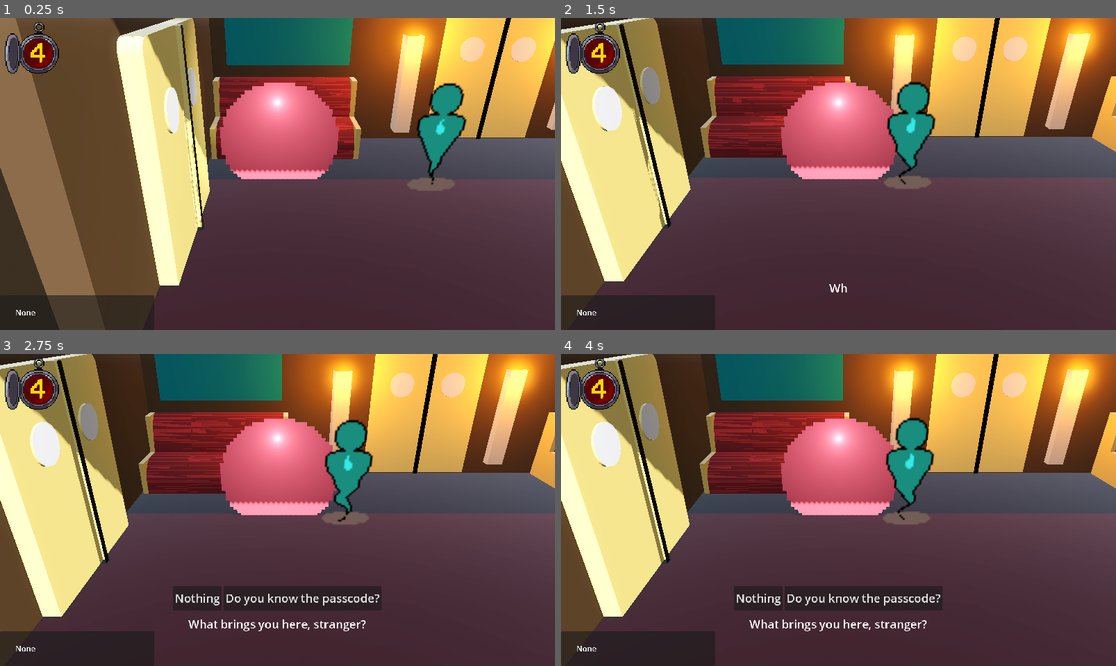
Above: before the commit, frames 1-4 (two rows, left to right).
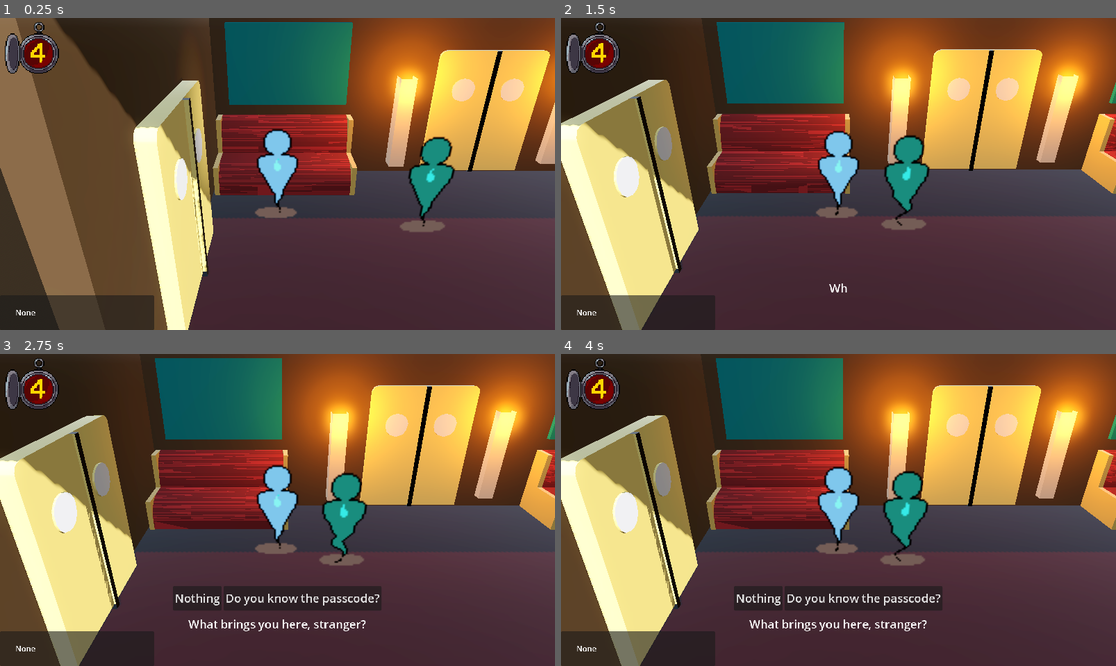
Above: after the commit, the same moments.

Repository: ketzzz-dev/dev-con-project
Game: Godot game, scene res://scenes/world/levels/level_01.tscn
The game is run twice, just before and just after one commit, with the same random seed, the same clock (stepped at 60 frames per second) and the same inputs.
Inputs:
- Up to frame 1 (0.25 s): no input
- Up to frame 2 (1.5 s): tap Enter (ui_accept) at 0.5, 0.77 s; hold D (move_right) 0.53-1.28 s; hold F (interact) 0.53-1.28 s; hold S (move_down) from 1.28 s (still down); tap F (interact) at 1.35 s
- Up to frame 3 (2.75 s): tap Enter (ui_accept) at 1.52 s; release S (move_down) at 2.03 s; hold D (move_right) from 2.03 s (still down); hold F (interact) from 2.03 s (still down)
- Up to frame 4 (4 s): release D (move_right) at 2.78 s; release F (interact) at 2.78 s; hold W (move_up) 2.78-3.53 s; tap F (interact) at 2.85 s; tap Enter (ui_accept) at 3.02, 3.77 s; hold A (move_left) from 3.53 s (still down); hold F (interact) from 3.53 s (still down)

The runs differ from the first frame. In frame 1, 41% of the frame differs, in the area x 9-100%, y 0-100%; in frame 2, 48%, in the area x 0-100%, y 0-100%; in frame 3, 47%; in frame 4, 47%.

Commit message:
changed animated

Diff:
--- a/scenes/world/entities/player.tscn
+++ b/scenes/world/entities/player.tscn
@@ -1,10 +1,7 @@
-[gd_scene load_steps=32 format=3 uid="uid://cwirmhm0gp358"]
+[gd_scene load_steps=11 format=3 uid="uid://cwirmhm0gp358"]
 
 [ext_resource type="Texture2D" uid="uid://w05wmklbrabd" path="res://assets/sprites/Player.png" id="1_30u66"]
-[ext_resource type="AnimationNodeBlendSpace2D" uid="uid://0xphxgpiyjsa" path="res://assets/animations/player_idle.tres" id="2_qlg0r"]
-[ext_resource type="AnimationNodeBlendSpace2D" uid="uid://cst2a4bigaguk" path="res://assets/animations/player_move.tres" id="3_tuyoq"]
 [ext_resource type="Script" uid="uid://kks6g61gxan0" path="res://scripts/entities/player/player_movement.gd" id="4_fjrip"]
-[ext_resource type="Script" uid="uid://d0mati00h2u45" path="res://scripts/entities/player/player_animator.gd" id="5_smehm"]
 [ext_resource type="Script" uid="uid://dvtnsxc36jod8" path="res://scripts/entities/player/player_interactor.gd" id="6_ur7pv"]
 
 [sub_resource type="CylinderShape3D" id="CylinderShape3D_bl13t"]
@@ -14,345 +11,41 @@
 [sub_resource type="CylinderShape3D" id="CylinderShape3D_tuyoq"]
 radius = 1.0
 
-[sub_resource type="Animation" id="Animation_j5jx5"]
-length = 3.0
-tracks/0/type = "value"
-tracks/0/imported = false
-tracks/0/enabled = true
-tracks/0/path = NodePath("Sprite3D:frame_coords")
-tracks/0/interp = 1
-tracks/0/loop_wrap = true
-tracks/0/keys = {
-"times": PackedFloat32Array(0, 1, 2, 3),
-"transitions": PackedFloat32Array(1, 1, 1, 1),
-"update": 1,
-"values": [Vector2i(1, 1), Vector2i(1, 2), Vector2i(1, 3), Vector2i(1, 4)]
-}
+[sub_resource type="AtlasTexture" id="AtlasTexture_30u66"]
+atlas = ExtResource("1_30u66")
+region = Rect2(0, 64, 64, 64)
 
-[sub_resource type="AnimationLibrary" id="AnimationLibrary_lpvoh"]
-_data = {
-&"RESET": SubResource("Animation_j5jx5")
-}
+[sub_resource type="AtlasTexture" id="AtlasTexture_3yndf"]
+atlas = ExtResource("1_30u66")
+region = Rect2(0, 128, 64, 64)
 
-[sub_resource type="Animation" id="Animation_at5dv"]
-resource_name = "idle_back"
-length = 3.0
-loop_mode = 1
-step = 1.0
-tracks/0/type = "value"
-tracks/0/imported = false
-tracks/0/enabled = true
-tracks/0/path = NodePath("Sprite3D:frame_coords")
-tracks/0/interp = 1
-tracks/0/loop_wrap = true
-tracks/0/keys = {
-"times": PackedFloat32Array(0, 1, 2, 3),
-"transitions": PackedFloat32Array(1, 1, 1, 1),
-"update": 0,
-"values": [Vector2i(5, 1), Vector2i(5, 2), Vector2i(5, 3), Vector2i(5, 4)]
-}
+[sub_resource type="AtlasTexture" id="AtlasTexture_elg0s"]
+atlas = ExtResource("1_30u66")
+region = Rect2(0, 192, 64, 64)
 
-[sub_resource type="Animation" id="Animation_ghpyy"]
-resource_name = "idle_back_left"
-length = 3.0
-loop_mode = 1
-step = 1.0
-tracks/0/type = "value"
-tracks/0/imported = false
-tracks/0/enabled = true
-tracks/0/path = NodePath("Sprite3D:frame_coords")
-tracks/0/interp = 1
-tracks/0/loop_wrap = true
-tracks/0/keys = {
-"times": PackedFloat32Array(0, 1, 2, 3),
-"transitions": PackedFloat32Array(1, 1, 1, 1),
-"update": 0,
-"values": [Vector2i(3, 1), Vector2i(3, 2), Vector2i(3, 3), Vector2i(3, 4)]
-}
+[sub_resource type="AtlasTexture" id="AtlasTexture_d21hd"]
+atlas = ExtResource("1_30u66")
+region = Rect2(0, 256, 64, 64)
 
-[sub_resource type="Animation" id="Animation_44saj"]
-resource_name = "idle_back_right"
-length = 3.0
-loop_mode = 1
-step = 1.0
-tracks/0/type = "value"
-tracks/0/imported = false
-tracks/0/enabled = true
-tracks/0/path = NodePath("Sprite3D:frame_coords")
-tracks/0/interp = 1
-tracks/0/loop_wrap = true
-tracks/0/keys = {
-"times": PackedFloat32Array(0, 1, 2, 3),
-"transitions": PackedFloat32Array(1, 1, 1, 1),
-"update": 0,
-"values": [Vector2i(6, 1), Vector2i(6, 2), Vector2i(6, 3), Vector2i(6, 4)]
-}
-
-[sub_resource type="Animation" id="Animation_lpvoh"]
-resource_name = "idle_front"
-loop_mode = 1
-step = 1.0
-tracks/0/type = "value"
-tracks/0/imported = false
-tracks/0/enabled = true
-tracks/0/path = NodePath("Sprite3D:frame_coords")
-tracks/0/interp = 1
-tracks/0/loop_wrap = true
-tracks/0/keys = {
-"times": PackedFloat32Array(0, 0.25, 0.5, 0.75),
-"transitions": PackedFloat32Array(1, 1, 1, 1),
-"update": 0,
-"values": [Vector2i(1, 1), Vector2i(1, 2), Vector2i(1, 3), Vector2i(1, 4)]
-}
-
-[sub_resource type="Animation" id="Animation_yk7ts"]
-resource_name = "idle_front_left"
-length = 1.0001
-loop_mode = 1
-step = 1.0
-tracks/0/type = "value"
-tracks/0/imported = false
-tracks/0/enabled = true
-tracks/0/path = NodePath("Sprite3D:frame_coords")
-tracks/0/interp = 1
-tracks/0/loop_wrap = true
-tracks/0/keys = {
-"times": PackedFloat32Array(0),
-"transitions": PackedFloat32Array(1),
-"update": 0,
-"values": [Vector2i(5, 10)]
-}
-
-[sub_resource type="Animation" id="Animation_ajshl"]
-resource_name = "idle_front_right"
-length = 1.0001
-loop_mode = 1
-step = 1.0
-tracks/0/type = "value"
-tracks/0/imported = false
-tracks/0/enabled = true
-tracks/0/path = NodePath("Sprite3D:frame_coords")
-tracks/0/interp = 1
-tracks/0/loop_wrap = true
-tracks/0/keys = {
-"times": PackedFloat32Array(0),
-"transitions": PackedFloat32Array(1),
-"update": 0,
-"values": [Vector2i(3, 10)]
-}
-
-[sub_resource type="Animation" id="Animation_jcd4p"]
-resource_name = "idle_left"
-length = 1.0001
-loop_mode = 1
-step = 1.0
-tracks/0/type = "value"
-tracks/0/imported = false
-tracks/0/enabled = true
-tracks/0/path = NodePath("Sprite3D:frame_coords")
-tracks/0/interp = 1
-tracks/0/loop_wrap = true
-tracks/0/keys = {
-"times": PackedFloat32Array(0),
-"transitions": PackedFloat32Array(1),
-"update": 0,
-"values": [Vector2i(6, 10)]
-}
-
-[sub_resource type="Animation" id="Animation_uacia"]
-resource_name = "idle_right"
-length = 1.0001
-loop_mode = 1
-step = 1.0
-tracks/0/type = "value"
-tracks/0/imported = false
-tracks/0/enabled = true
-tracks/0/path = NodePath("Sprite3D:frame_coords")
-tracks/0/interp = 1
-tracks/0/loop_wrap = true
-tracks/0/keys = {
-"times": PackedFloat32Array(0),
-"transitions": PackedFloat32Array(1),
-"update": 0,
-"values": [Vector2i(2, 10)]
-}
-
-[sub_resource type="Animation" id="Animation_7mbro"]
-resource_name = "move_back"
-loop_mode = 1
-step = 0.25
-tracks/0/type = "value"
-tracks/0/imported = false
-tracks/0/enabled = true
-tracks/0/path = NodePath("Sprite3D:frame_coords")
-tracks/0/interp = 1
-tracks/0/loop_wrap = true
-tracks/0/keys = {
-"times": PackedFloat32Array(0, 0.251188, 0.5, 0.75),
-"transitions": PackedFloat32Array(1, 1, 1, 1),
-"update": 1,
-"values": [Vector2i(0, 9), Vector2i(0, 10), Vector2i(0, 11), Vector2i(0, 10)]
-}
-
-[sub_resource type="Animation" id="Animation_daiq8"]
-resource_name = "move_back_left"
-loop_mode = 1
-step = 0.25
-tracks/0/type = "value"
-tracks/0/imported = false
-tracks/0/enabled = true
-tracks/0/path = NodePath("Sprite3D:frame_coords")
-tracks/0/interp = 1
-tracks/0/loop_wrap = true
-tracks/0/keys = {
-"times": PackedFloat32Array(0, 0.25, 0.5, 0.75),
-"transitions": PackedFloat32Array(1, 1, 1, 1),
-"update": 1,
-"values": [Vector2i(7, 9), Vector2i(7, 10), Vector2i(7, 11), Vector2i(7, 10)]
-}
-
-[sub_resource type="Animation" id="Animation_c6rvn"]
-resource_name = "move_back_right"
-loop_mode = 1
-step = 0.25
-tracks/0/type = "value"
-tracks/0/imported = false
-tracks/0/enabled = true
-tracks/0/path = NodePath("Sprite3D:frame_coords")
-tracks/0/interp = 1
-tracks/0/loop_wrap = true
-tracks/0/keys = {
-"times": PackedFloat32Array(0, 0.25, 0.5, 0.75),
-"transitions": PackedFloat32Array(1, 1, 1, 1),
-"update": 1,
-"values": [Vector2i(1, 9), Vector2i(1, 10), Vector2i(1, 11), Vector2i(1, 10)]
-}
-
-[sub_resource type="Animation" id="Animation_74lek"]
-resource_name = "move_front"
-length = 3.0
-loop_mode = 1
-step = 0.25
-tracks/0/type = "value"
-tracks/0/imported = false
-tracks/0/enabled = true
-tracks/0/path = NodePath("Sprite3D:frame")
-tracks/0/interp = 1
-tracks/0/loop_wrap = true
-tracks/0/keys = {
-"times": PackedFloat32Array(0, 1, 2, 3),
-"transitions": PackedFloat32Array(1, 1, 1, 1),
-"update": 1,
-"values": [10, 19, 25, 36]
-}
-
-[sub_resource type="Animation" id="Animation_xrtyr"]
-resource_name = "move_front_left"
-length = 3.0
-loop_mode = 1
-step = 0.25
-tracks/0/type = "value"
-tracks/0/imported = false
-tracks/0/enabled = true
-tracks/0/path = NodePath("Sprite3D:frame")
-tracks/0/interp = 1
-tracks/0/loop_wrap = true
-tracks/0/keys = {
-"times": PackedFloat32Array(0, 1, 2, 3),
-"transitions": PackedFloat32Array(1, 1, 1, 1),
-"update": 1,
-"values": [10, 19, 28, 37]
-}
-
-[sub_resource type="Animation" id="Animation_5jxlq"]
-resource_name = "move_front_left"
-loop_mode = 1
-step = 0.25
-tracks/0/type = "value"
-tracks/0/imported = false
-tracks/0/enabled = true
-tracks/0/path = NodePath("Sprite3D:frame_coords")
-tracks/0/interp = 1
-tracks/0/loop_wrap = true
-tracks/0/keys = {
-"times": PackedFloat32Array(0, 0.25, 0.5, 0.75),
-"transitions": PackedFloat32Array(1, 1, 1, 1),
-"update": 1,
-"values": [Vector2i(3, 9), Vector2i(3, 10), Vector2i(3, 11), Vector2i(3, 10)]
-}
-
-[sub_resource type="Animation" id="Animation_ff6ho"]
-resource_name = "move_left"
-length = 3.0
-loop_mode = 1
-step = 0.25
-tracks/0/type = "value"
-tracks/0/imported = false
-tracks/0/enabled = true
-tracks/0/path = NodePath("Sprite3D:frame_coords")
-tracks/0/interp = 1
-tracks/0/loop_wrap = true
-tracks/0/keys = {
-"times": PackedFloat32Array(),
-"transitions": PackedFloat32Array(),
-"update": 1,
-"values": []
-}
-
-[sub_resource type="Animation" id="Animation_7yos8"]
-resource_name = "move_right"
-loop_mode = 1
-step = 0.25
-tracks/0/type = "value"
-tracks/0/imported = false
-tracks/0/enabled = true
-tracks/0/path = NodePath("Sprite3D:frame_coords")
-tracks/0/interp = 1
-tracks/0/loop_wrap = true
-tracks/0/keys = {
-"times": PackedFloat32Array(),
-"transitions": PackedFloat32Array(),
-"update": 1,
-"values": []
-}
-
-[sub_resource type="AnimationLibrary" id="AnimationLibrary_7mbro"]
-_data = {
-&"idle_back": SubResource("Animation_at5dv"),
-&"idle_back_left": SubResource("Animation_ghpyy"),
-&"idle_back_right": SubResource("Animation_44saj"),
-&"idle_front": SubResource("Animation_lpvoh"),
-&"idle_front_left": SubResource("Animation_yk7ts"),
-&"idle_front_right": SubResource("Animation_ajshl"),
-&"idle_left": SubResource("Animation_jcd4p"),
-&"idle_right": SubResource("Animation_uacia"),
-&"move_back": SubResource("Animation_7mbro"),
-&"move_back_left": SubResource("Animation_daiq8"),
-&"move_back_right": SubResource("Animation_c6rvn"),
-&"move_front": SubResource("Animation_74lek"),
-&"move_front_left": SubResource("Animation_xrtyr"),
-&"move_front_right": SubResource("Animation_5jxlq"),
-&"move_left": SubResource("Animation_ff6ho"),
-&"move_right": SubResource("Animation_7yos8")
-}
-
-[sub_resource type="AnimationNodeStateMachineTransition" id="AnimationNodeStateMachineTransition_jcd4p"]
-advance_mode = 2
-
-[sub_resource type="AnimationNodeStateMachineTransition" id="AnimationNodeStateMachineTransition_y81of"]
-advance_mode = 2
-advance_condition = &"is_moving"
-
-[sub_resource type="AnimationNodeStateMachineTransition" id="AnimationNodeStateMachineTransition_gsk6d"]
-advance_mode = 2
-advance_condition = &"is_idling"
-
-[sub_resource type="AnimationNodeStateMachine" id="AnimationNodeStateMachine_uacia"]
-states/Idle/node = ExtResource("2_qlg0r")
-states/Idle/position = Vector2(403, 100)
-states/Move/node = ExtResource("3_tuyoq")
-states/Move/position = Vector2(609, 100)
-transitions = ["Start", "Idle", SubResource("AnimationNodeStateMachineTransition_jcd4p"), "Idle", "Move", SubResource("AnimationNodeStateMachineTransition_y81of"), "Move", "Idle", SubResource("AnimationNodeStateMachineTransition_gsk6d")]
+[sub_resource type="SpriteFrames" id="SpriteFrames_sovnb"]
+animations = [{
+"frames": [{
+"duration": 1.0,
+"texture": SubResource("AtlasTexture_30u66")
+}, {
+"duration": 1.0,
+"texture": SubResource("AtlasTexture_3yndf")
+}, {
+"duration": 1.0,
+"texture": SubResource("AtlasTexture_elg0s")
+}, {
+"duration": 1.0,
+"texture": SubResource("AtlasTexture_d21hd")
+}],
+"loop": true,
+"name": &"default",
+"speed": 5.0
+}]
 
 [node name="Player" type="CharacterBody3D"]
 physics_interpolation_mode = 1
@@ -372,32 +65,6 @@
 transform = Transform3D(1, 0, 0, 0, 1, 0, 0, 0, 1, 0, 1, 0)
 shape = SubResource("CylinderShape3D_tuyoq")
 
-[node name="Sprite3D" type="Sprite3D" parent="."]
-offset = Vector2(0.5, 10)
-pixel_size = 0.0625
-billboard = 2
-shaded = true
-alpha_cut = 2
-texture_filter = 0
-texture = ExtResource("1_30u66")
-hframes = 9
-vframes = 5
-frame = 10
-
-[node name="AnimationPlayer" type="AnimationPlayer" parent="."]
-libraries = {
-&"": SubResource("AnimationLibrary_lpvoh"),
-&"player": SubResource("AnimationLibrary_7mbro")
-}
-
-[node name="AnimationTree" type="AnimationTree" parent="."]
-tree_root = SubResource("AnimationNodeStateMachine_uacia")
-anim_player = NodePath("../AnimationPlayer")
-parameters/conditions/is_idling = true
-parameters/conditions/is_moving = false
-parameters/Idle/blend_position = Vector2(0.960128, -0.933824)
-parameters/Move/blend_position = Vector2(-0.992025, -0.5)
-
 [node name="OmniLight3D" type="OmniLight3D" parent="."]
 transform = Transform3D(1, 0, 0, 0, 1, 0, 0, 0, 1, 0, 1.3, 0)
 light_energy = 0.15
@@ -411,12 +78,15 @@
 acceleration = 6.0
 deceleration = 12.0
 
-[node name="PlayerAnimator" type="Node" parent="." node_paths=PackedStringArray("animation_tree")]
-script = ExtResource("5_smehm")
-animation_tree = NodePath("../AnimationTree")
+[node name="PlayerAnimator" type="Node" parent="."]
 
 [node name="PlayerInteractor" type="Node" parent="." node_paths=PackedStringArray("interaction_area")]
 script = ExtResource("6_ur7pv")
 interaction_area = NodePath("../Area3D")
 
+[node name="AnimatedSprite3D" type="AnimatedSprite3D" parent="."]
+transform = Transform3D(3, 0, 0, 0, 3, 0, 0, 0, 3, 0, 0, 0)
+sprite_frames = SubResource("SpriteFrames_sovnb")
+autoplay = "default"
+
 [connection signal="body_entered" from="Area3D" to="PlayerMovement" method="on_body_entered"]
--- a/scenes/world/levels/level_01.tscn
+++ b/scenes/world/levels/level_01.tscn
@@ -131,7 +131,7 @@
 shadow_enabled = true
 
 [node name="Player" parent="." instance=ExtResource("1_odbsn")]
-transform = Transform3D(1, 0, 0, 0, 1, 0, 0, 0, 1, -5.48684, 0, -0.538785)
+transform = Transform3D(1, 0, 0, 0, 1, 0, 0, 0, 1, -5.48684, 0.825945, -0.538785)
 
 [node name="Camera3D" type="Camera3D" parent="." node_paths=PackedStringArray("target")]
 transform = Transform3D(1, 0, 0, 0, 1, 0, 0, 0, 1, 0, 1, 7)
@@ -245,6 +245,11 @@
 is_locked = true
 new_pos_node = NodePath("../../Room02/NewPos")
 
+[node name="Keypad" parent="Room01" node_paths=PackedStringArray("attached_door") instance=ExtResource("14_7rjm4")]
+transform = Transform3D(1, 0, 0, 0, 1, 0, 0, 0, 1, 4.62335, 1.04166, 2.80024)
+pass_code = "3301"
+attached_door = NodePath("../Door")
+
 [node name="Room02" type="Node3D" parent="."]
 transform = Transform3D(1, 0, 0, 0, 1, 0, 0, 0, 1, 20, 0, 0)
 
@@ -317,7 +322,7 @@
 mesh = SubResource("PlaneMesh_q6olp")
 
 [node name="NewPos" type="Node3D" parent="Room02"]
-transform = Transform3D(1, 0, 0, 0, 1, 0, 0, 0, 1, -3.4976, 0, 0)
+transform = Transform3D(1, 0, 0, 0, 1, 0, 0, 0, 1, -3.498, 0.826, 0)
 
 [node name="Crate" parent="Room02" instance=ExtResource("15_oy7ii")]
 transform = Transform3D(2, 0, 0, 0, 2, 0, 0, 0, 2, 5.7013, 0.634746, -0.783483)
@@ -330,6 +335,9 @@
 
 [node name="StaticBody3D" parent="Room02" instance=ExtResource("16_8j2nj")]
 transform = Transform3D(2, 0, 0, 0, 2, 0, 0, 0, 2, -3.1047, 0.5, -1.12708)
+
+[node name="Lever" parent="." instance=ExtResource("17_mmd5u")]
+transform = Transform3D(0.999735, 0, -0.0230189, 0, 1, 0, 0.0230189, 0, 0.999735, 44.204, 0.632384, -0.385895)
 
 [node name="Room03" type="Node3D" parent="."]
 
@@ -365,11 +373,3 @@
 shape = SubResource("WorldBoundaryShape3D_ynxc0")
 
 [node name="UI" parent="." instance=ExtResource("5_q6olp")]
-
-[node name="Keypad" parent="." node_paths=PackedStringArray("attached_door") instance=ExtResource("14_7rjm4")]
-transform = Transform3D(1, 0, 0, 0, 1, 0, 0, 0, 1, 4.62335, 1.04166, 2.80024)
-pass_code = "3301"
-attached_door = NodePath("../Room01/Door")
-
-[node name="Lever" parent="." instance=ExtResource("17_mmd5u")]
-transform = Transform3D(1, 0, 0, 0, 1, 0, 0, 0, 1, 27, 0, 0)
